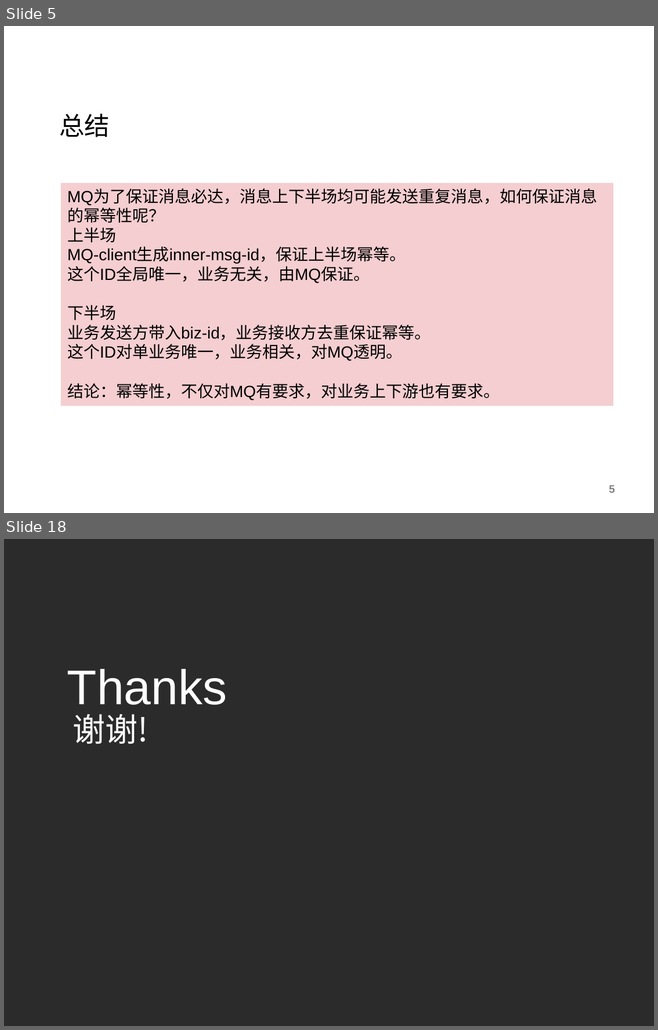
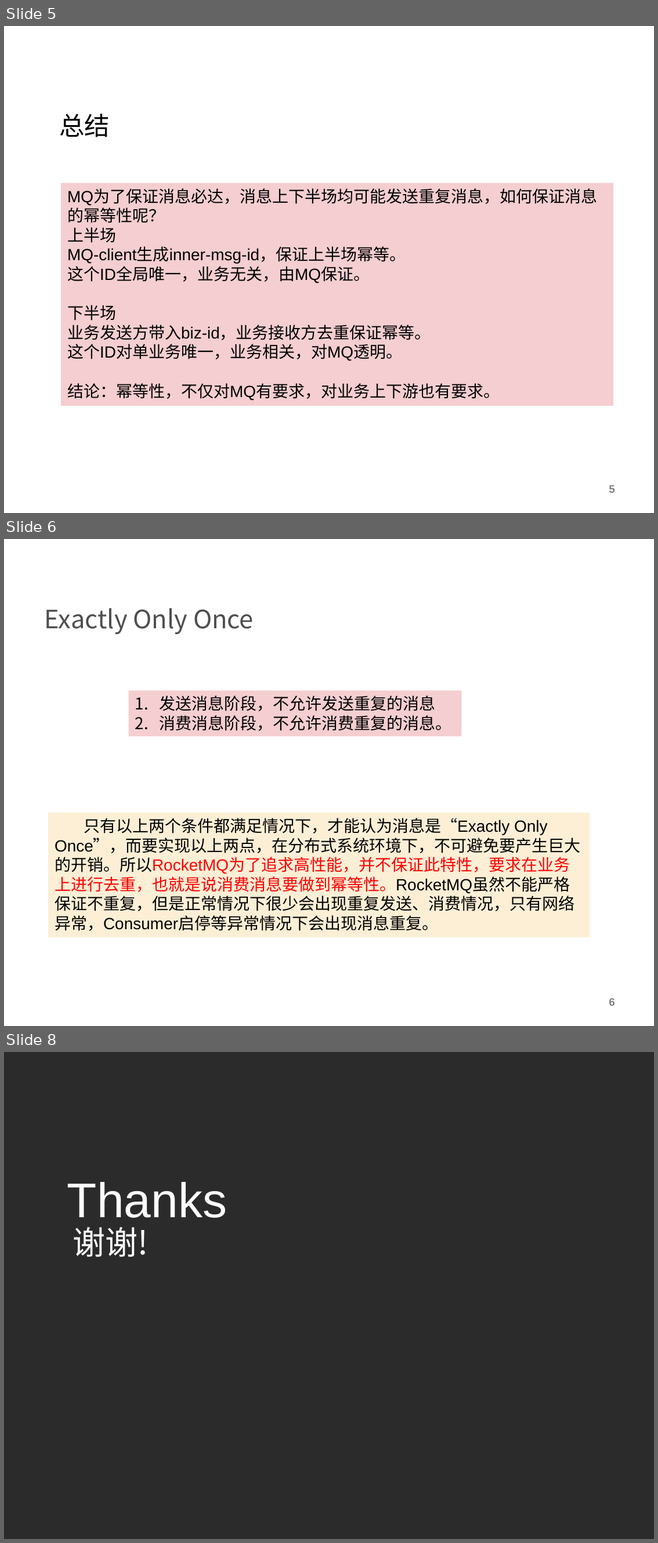
Before and after one commit to charlesmao/document, a slide deck: MQ消息总线的幂等性设计.pptx. Shown one above the other, each under a label of ours: slides 5 and 18 before the commit, slides 5, 6 and 8 after it; the slides between them are not shown. The pictures are 658x1030 and 658x1543 pixels, drawn with LibreOffice and Linux fonts; fonts in the diff are those of the drawing; background and template pictures are left out; a plain dark background stands for a picture behind light text. Boxes give left, top, right and bottom in pixels: in the first picture for what was removed or moved away, otherwise in the second. Text is boxed around its words. In the diff, an @@ line names an element or a change of style, - is before the commit and + after.

```diff
--- a/MQ消息总线的幂等性设计.pptx
+++ b/MQ消息总线的幂等性设计.pptx
@@ slide 6 added at box(4, 539, 654, 1026), background #FFFFFF @@
@@ title added at box(45, 608, 253, 634), 28 pt, text #4F4F4F @@
+Exactly Only Once
@@ rectangle added at box(129, 690, 461, 736), fill #F4CED0, 18 pt, text #000000 @@
+1. 发送消息阶段，不允许发送重复的消息
+2. 消费消息阶段，不允许消费重复的消息。
@@ rectangle added at box(48, 813, 589, 937), fill #FCEFD6, 18 pt, text #000000 @@
+只有以上两个条件都满足情况下，才能认为消息是“Exactly Only Once”，而要实现以上两点，在分布式系统环境下，不可避免要产生巨大的开销。所以RocketMQ为了追求高性能，并不保证此特性，要求在业务上进行去重，也就是说消费消息要做到幂等性。RocketMQ虽然不能严格保证不重复，但是正常情况下很少会出现重复发送、消费情况，只有网络异常，Consumer启停等异常情况下会出现消息重复。
@@ page number added at box(608, 998, 614, 1006), 12 pt, text #808080, bold @@
+6
@@ what was slide 18 is now slide 8 @@
```
Also in this commit, not shown: 1 slide changed, 1 other slide added, 12 slides removed.
